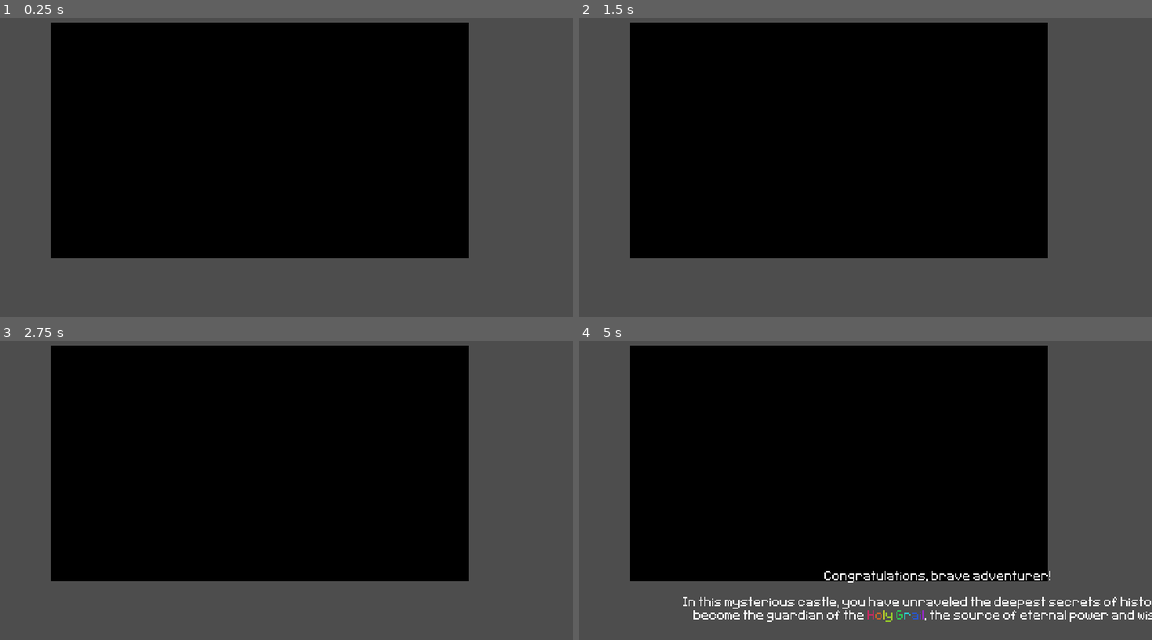
Above: before the commit, frames 1-4 (two rows, left to right).
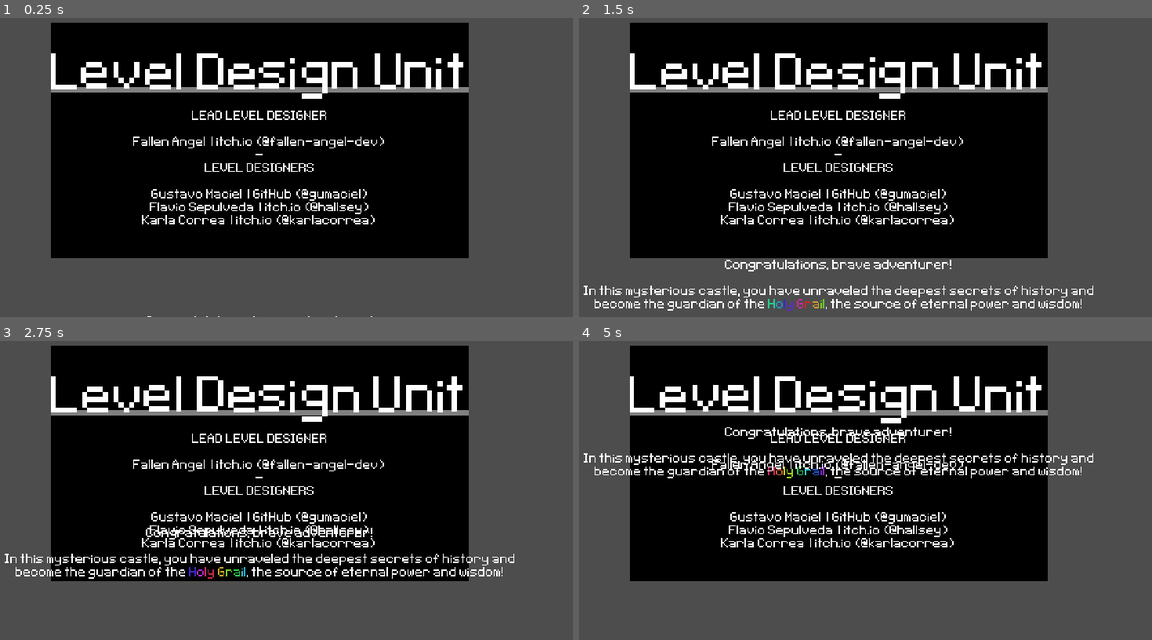
Above: after the commit, the same moments.

Repository: gumaciel/awesome-game-jam-01
Game: Godot game, scene res://scenes/main/main.tscn
Two runs of this game, one before a commit and one after it. Both use one fixed random seed, a clock stepped at 60 frames per second and the inputs below. The engine's default icon, where the game draws it, is replaced by a stand-in: a white triangle on a blue panel in a dark square.
Inputs (mouse positions are in pixels of both pictures, inside the frame that each line leads up to):
- Up to frame 1 (0.25 s): no input
- Up to frame 2 (1.5 s): move the mouse to (974, 122) at 0.52 s; hold D (move_right) 0.53-1.28 s; hold J (alternate) 0.53-1.28 s; click (974, 122) at 0.67 s; move the mouse to (710, 158) at 1.27 s; hold S (move_down) from 1.28 s (still down); tap J (alternate) at 1.35 s
- Up to frame 3 (2.75 s): move the mouse to (320, 385) at 2.02 s; release S (move_down) at 2.03 s; hold D (move_right) from 2.03 s (still down); hold J (alternate) from 2.03 s (still down)
- Up to frame 4 (5 s): move the mouse to (808, 535) at 2.77 s; release D (move_right) at 2.78 s; release J (alternate) at 2.78 s; hold W (move_up) 2.78-3.53 s; tap J (alternate) at 2.85, 4.35 s; click (808, 535) at 2.92 s; move the mouse to (1025, 517) at 3.52 s; hold J (alternate) 3.53-4.28 s; hold A (move_left) from 3.53 s (still down); move the mouse to (647, 409) at 4.27 s

The runs differ from the first frame. In frame 1, 5.9% of the frame differs, in the area x 8-82%, y 11-100%; in frame 2, 7.9%; in frame 3, 7.8%; in frame 4, 9.7%, in the area x 0-100%, y 11-94%.

Commit message:
Update ending.tscn

Diff:
--- a/scenes/ending/ending.tscn
+++ b/scenes/ending/ending.tscn
@@ -43,7 +43,7 @@
 "times": PackedFloat32Array(0),
 "transitions": PackedFloat32Array(1),
 "update": 0,
-"values": [Vector2(33.5, 275)]
+"values": [Vector2(0, 275)]
 }
 
 [sub_resource type="Animation" id="Animation_pr8wy"]
@@ -59,7 +59,7 @@
 "times": PackedFloat32Array(15, 17.5, 20, 23),
 "transitions": PackedFloat32Array(1, 1, 1, 1),
 "update": 0,
-"values": [Vector2(33.5, 275), Vector2(33.5, 115), Vector2(33.5, 115), Vector2(33.5, -72)]
+"values": [Vector2(0, 160), Vector2(0, 0), Vector2(0, 0), Vector2(0, -170)]
 }
 tracks/1/type = "value"
 tracks/1/imported = false
@@ -71,7 +71,7 @@
 "times": PackedFloat32Array(0, 5, 10, 15),
 "transitions": PackedFloat32Array(1, 1, 1, 1),
 "update": 0,
-"values": [Vector2(75.5, 278), Vector2(75.5, 110), Vector2(75.5, 110), Vector2(75.5, -58)]
+"values": [Vector2(0, 170), Vector2(0, 0), Vector2(0, 0), Vector2(0, -150)]
 }
 tracks/2/type = "method"
 tracks/2/imported = false
@@ -100,7 +100,7 @@
 "times": PackedFloat32Array(23, 28, 31, 36),
 "transitions": PackedFloat32Array(1, 1, 1, 1),
 "update": 0,
-"values": [Vector2(74, 275), Vector2(74, 3), Vector2(74, 3), Vector2(74, -277)]
+"values": [Vector2(0, 275), Vector2(0, 0), Vector2(0, 0), Vector2(0, -277)]
 }
 tracks/4/type = "value"
 tracks/4/imported = false
@@ -218,7 +218,6 @@
 script = SubResource("GDScript_jm4vu")
 
 [node name="GameMakers2" type="AspectRatioContainer" parent="."]
-visible = false
 layout_mode = 1
 anchors_preset = 8
 anchor_left = 0.5
@@ -273,7 +272,6 @@
 autowrap_mode = 0
 
 [node name="AspectRatioContainer" type="AspectRatioContainer" parent="."]
-visible = false
 layout_mode = 1
 anchors_preset = 8
 anchor_left = 0.5
@@ -318,7 +316,6 @@
 autowrap_mode = 0
 
 [node name="AspectRatioContainer2" type="AspectRatioContainer" parent="."]
-visible = false
 layout_mode = 1
 anchors_preset = 8
 anchor_left = 0.5
@@ -333,6 +330,7 @@
 grow_vertical = 2
 
 [node name="GameDesignUnit" type="VBoxContainer" parent="AspectRatioContainer2"]
+visible = false
 layout_mode = 2
 
 [node name="Title" type="RichTextLabel" parent="AspectRatioContainer2/GameDesignUnit"]
